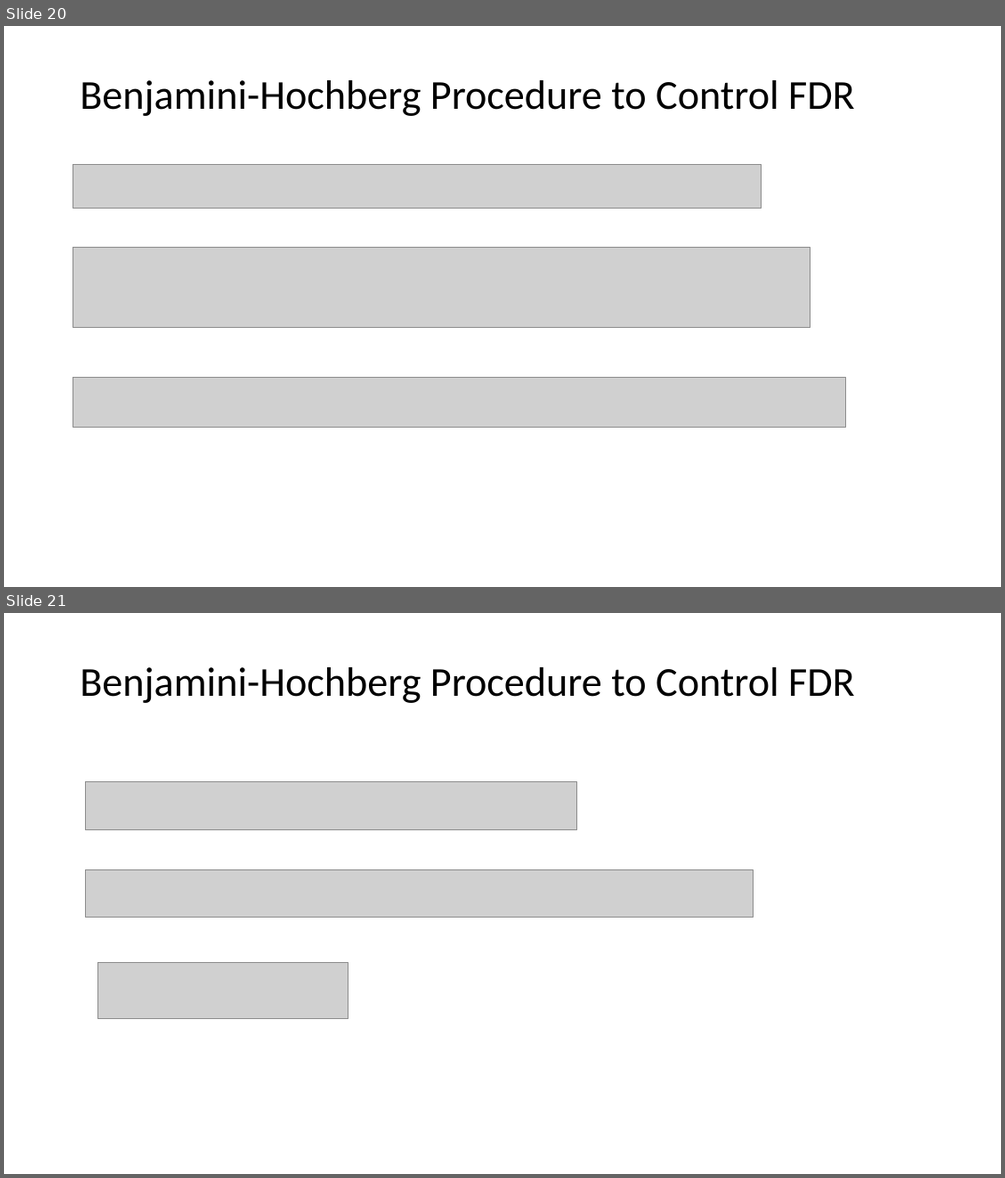
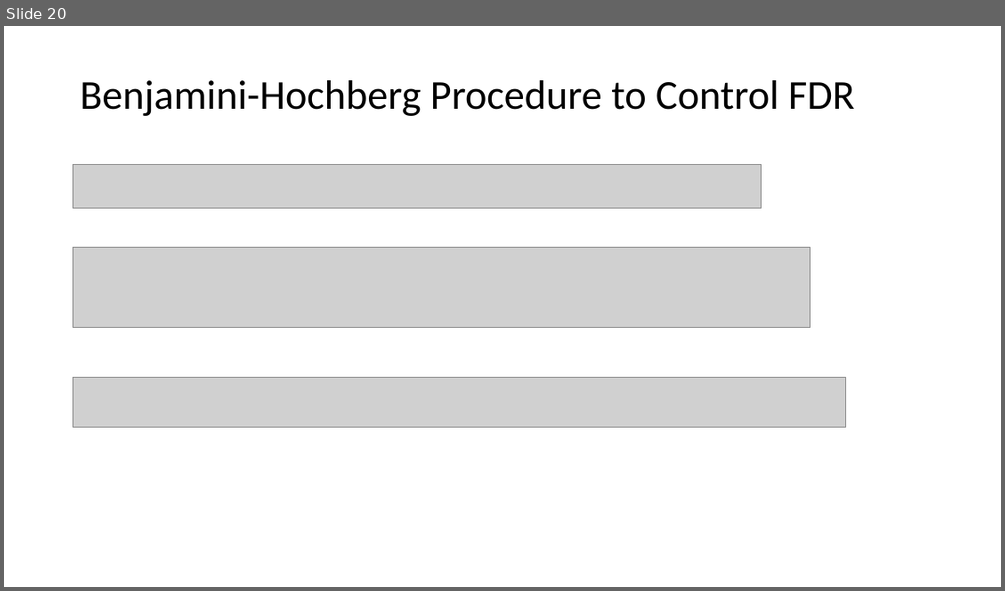
Before and after one commit to tianzheng4/tianzheng4.github.io, a slide deck: _umkc-teaching/slides/Lecture13.pptx. Shown one above the other, each under a label of ours: slides 20 and 21 before the commit, slide 20 after it. The pictures are 1005x1178 and 1005x591 pixels, drawn with LibreOffice and Linux fonts; fonts in the diff are those of the drawing; grey boxes stand for pictures. Boxes give left, top, right and bottom in pixels: in the first picture for what was removed or moved away, otherwise in the second. Text is boxed around its words. In the diff, an @@ line names an element or a change of style, - is before the commit and + after.

```diff
--- a/_umkc-teaching/slides/Lecture13.pptx
+++ b/_umkc-teaching/slides/Lecture13.pptx
@@ slide 21 removed at (4,613,1001,1174), background #FFFFFF @@
@@ title removed at (80,667,855,703) @@
-Benjamini-Hochberg Procedure to Control FDR
@@ picture removed at (86,782,576,830) @@
@@ picture removed at (86,869,752,917) @@
@@ picture removed at (97,963,348,1019) @@
```
Also in this commit, not shown: 5 slides added, 1 other file.
